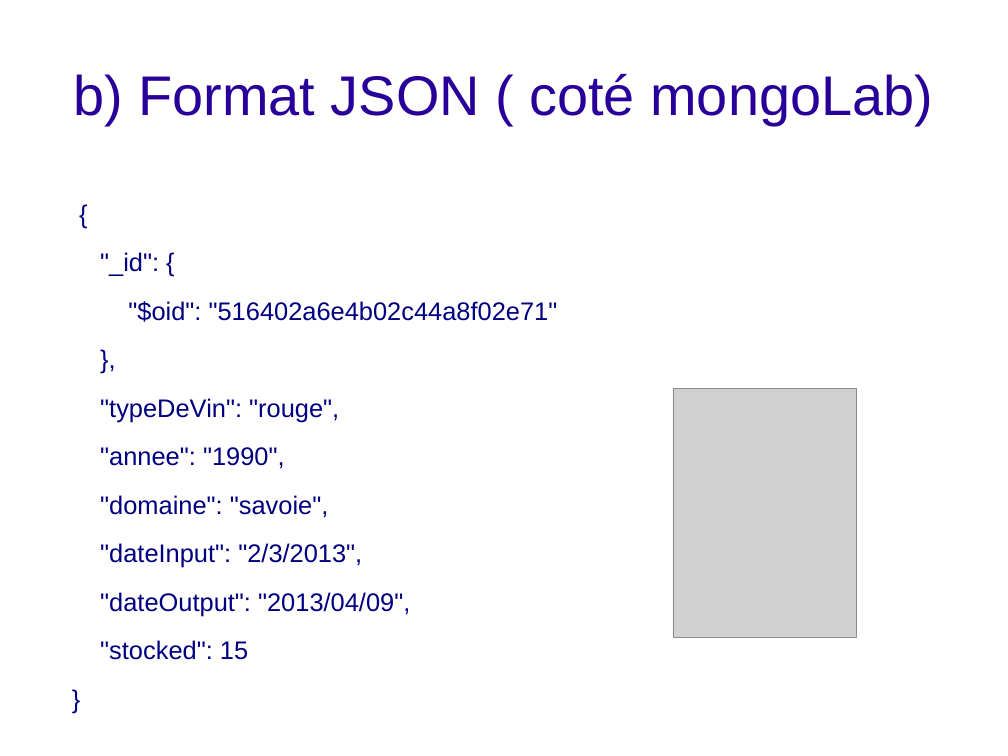
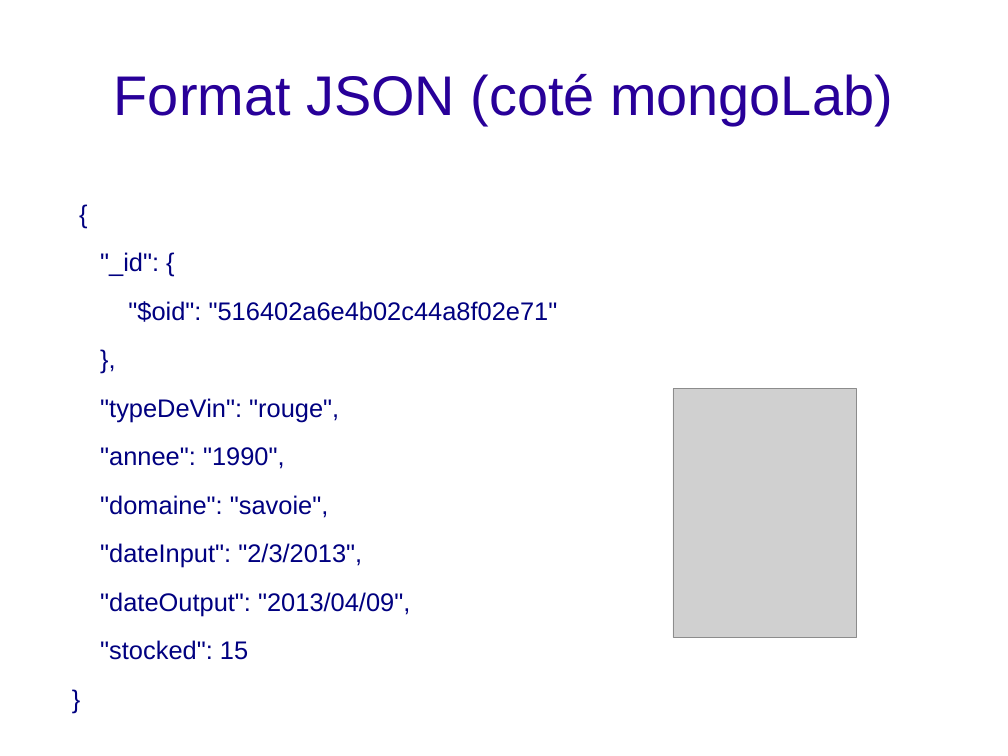
Before and after one commit to bigoud/e-cave, a slide deck: slide 13 of Presentation.odp (slide 12 before the commit). Drawn at 1008x756 pixels with LibreOffice and Linux fonts; fonts in the diff are those of the drawing; grey boxes stand for pictures; background and template pictures are left out. Boxes give left, top, right and bottom in pixels: in the first picture for what was removed or moved away, otherwise in the second. Text is boxed around its words. In the diff, an @@ line names an element or a change of style, - is before the commit and + after.

```diff
--- a/Presentation.odp
+++ b/Presentation.odp
@@ title at (114,74,893,125): text changed @@
-b) Format JSON ( coté mongoLab)
+Format JSON (coté mongoLab)
```
Also in this commit, not shown: 11 other slides changed, 1 slide added, 1 other file.
